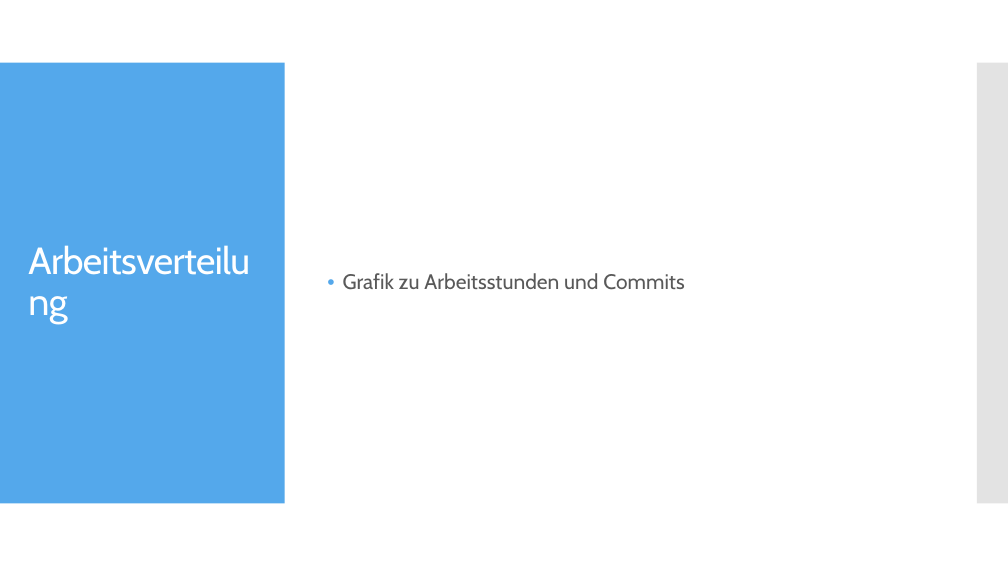
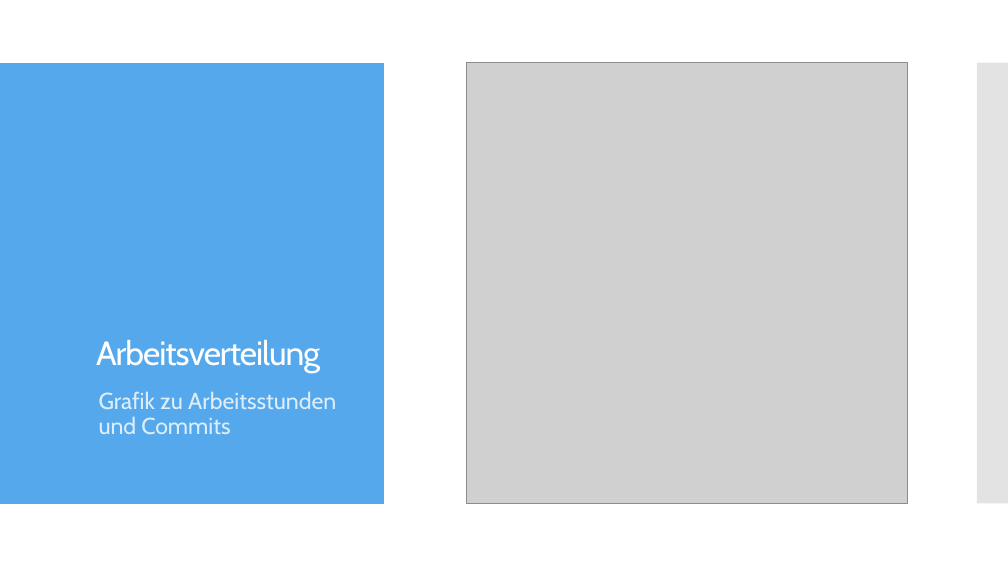
Before and after one commit to MoBoldi/VitaChi, a slide deck: slide 4 of powerpoint/VitaChi_Präs.pptx (slide 3 before the commit). Drawn at 1008x567 pixels with LibreOffice and Linux fonts; fonts in the diff are those of the drawing; grey boxes stand for pictures. Boxes give left, top, right and bottom in pixels: in the first picture for what was removed or moved away, otherwise in the second. Text is boxed around its words. In the diff, an @@ line names an element or a change of style, - is before the commit and + after.

Commit message:
Präsentation

```diff
--- a/powerpoint/VitaChi_Präs.pptx
+++ b/powerpoint/VitaChi_Präs.pptx
@@ rectangle added at bbox=[0, 0, 1008, 567], fill #FFFFFF @@
@@ rectangle added at bbox=[0, 63, 756, 504], fill #54A8EB @@
@@ rectangle added at bbox=[0, 63, 384, 504], fill #54A8EB @@
@@ picture added at bbox=[467, 63, 907, 504] @@
@@ rectangle added at bbox=[767, 63, 1008, 504], fill #C8C8C8 at 50% opacity @@
@@ title "Arbeitsverteilung": place and size @@
-title "Arbeitsverteilung" at bbox=[21, 93, 265, 473]
+title "Arbeitsverteilung" at bbox=[96, 340, 320, 373]
@@ title "Arbeitsverteilung" at bbox=[96, 340, 320, 373]: size 36 to 32 pt, letter spacing -0.6 to -1 pt; vertical alignment middle to bottom @@
@@ text "Grafik zu Arbeitsstunden und Commits": place and size @@
-text "Grafik zu Arbeitsstunden und Commits" at bbox=[343, 273, 684, 290]
+text "Grafik zu Arbeitsstunden und Commits" at bbox=[99, 391, 336, 434]
@@ text "Grafik zu Arbeitsstunden und Commits" at bbox=[99, 391, 336, 434]: size 20 to 22 pt, text colour #595959 to #DDEEFB; bullet • to none; vertical alignment middle to top @@
```
Also in this commit, not shown: 1 other slide changed, 5 slides added.
